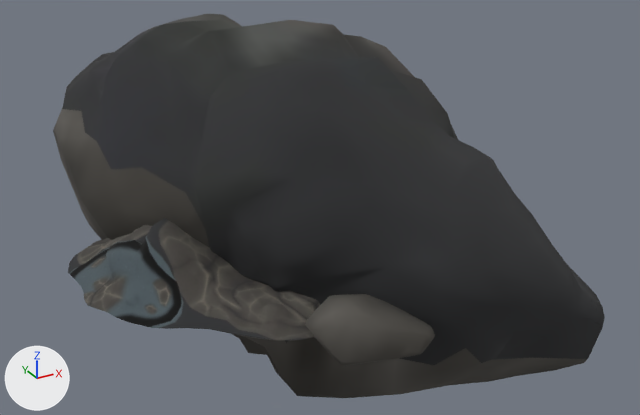
An edit to the glTF model 3d/passe-alterac/models/storm_doodad_wcav_jungle_q.glb, drawn before and after from the same camera.
Rendered twice from a 50 mm camera at (-4.91, -7.6, 4.45) aimed at (-0.33, 0.73, 0.28). Every picture has the same lights, and +X, +Y and +Z are marked at lower left. The older version comes first. Where no turn or scale is listed for an object, it has been applied to the vertices. Vertices at exactly the same position are counted once.
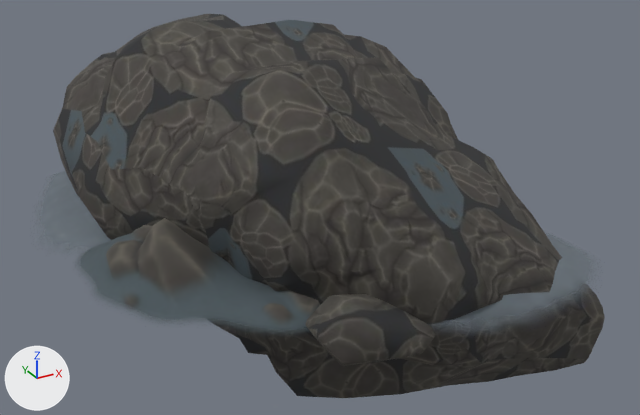
Where the newer file only moved an object's origin or applied its transform, the numbers keep the older frame.

Pixel boxes [x1, y1, x2, y2] of what changed, in the pictures (640 x 415 px):
'Mesh_0', recoloured, surface changed, reshaped
    before: [53, 14, 605, 398]
    after: [39, 14, 605, 398]
part 1 of me_mesh_0, added
    after: [439, 232, 593, 327]
part 2 of me_mesh_0, added
    after: [39, 171, 111, 251]
part 3 of me_mesh_0, recoloured
    before: [68, 218, 320, 340]
    after: [78, 218, 320, 332]

Edits to the bpy script that builds the scene:
```text
Add img_storm_doodad_wcav_rocks_diff_storm_doodad_wcav_rocks_diff_fx_png:
    img_storm_doodad_wcav_rocks_diff_storm_doodad_wcav_rocks_diff_fx_png = load_image('storm_doodad_wcav_rocks_diff_storm_doodad_wcav_rocks_diff_fx.png', '../textures/storm_doodad_wcav_rocks_diff_storm_doodad_wcav_rocks_diff_fx.png', 256, 256, 'sRGB')
Add img_storm_doodad_owvol_snowpile_diff_storm_doodad_owvol_snowpile_diff_fx_png:
    img_storm_doodad_owvol_snowpile_diff_storm_doodad_owvol_snowpile_diff_fx_png = load_image('storm_doodad_owvol_snowpile_diff_storm_doodad_owvol_snowpile_diff_fx.png', '../textures/storm_doodad_owvol_snowpile_diff_storm_doodad_owvol_snowpile_diff_fx.png', 256, 256, 'sRGB')
Change mat_material_0:
    remove # nodes: BsdfPrincipled, Mapping, OutputMaterial, TexImage, UVMap
    nodes: BsdfPrincipled, Mapping, Mix, OutputMaterial, TexImage, UVMap, VertexColor
Change mat_material_1:
    remove # nodes: BsdfPrincipled, Mapping, OutputMaterial, TexImage, UVMap
    remove # uses the picture img_storm_doodad_wcav_rocks_diff_png
    nodes: BsdfPrincipled, Mapping, Math, Mix, OutputMaterial, TexImage, UVMap, VertexColor
    uses the picture img_storm_doodad_owvol_snowpile_diff_storm_doodad_owvol_snowpile_diff_fx_png
Add mat_material_2:
    mat_material_2 = bpy.data.materials.new('Material_2')
    # uses the picture img_storm_doodad_wcav_rocks_diff_storm_doodad_wcav_rocks_diff_fx_png
Change me_mesh_0:
    used by ob_mesh_0; location = (-3.22, 3.98, -1.61)
    remove me_mesh_0.from_pydata(...)  # 1124 vertices, 2192 faces; spans x 0.0..5.15, y -5.9..0.0, z 0.0..3.96
    add me_mesh_0.from_pydata(...)  # 1217 vertices, 2330 faces; spans x -0.24..5.47, y -6.21..0.11, z 0.0..3.96
    me_mesh_0 part 1: a new loose piece of 31 vertices spanning x 2.02..5.27, y -6.21..-3.1, z 1.61..2.18, in mat_material_1
    me_mesh_0 part 2: a new loose piece of 31 vertices spanning x -0.24..3.16, y -3.27..0.11, z 1.61..2.18, in mat_material_1
    me_mesh_0 part 3: 648 faces spanning x 0.0..2.12, y -5.3..-2.24, z 1.61..2.36 switch from mat_material_1 to mat_material_2
    other edits to the shape of me_mesh_0 do not show in these pictures
```
